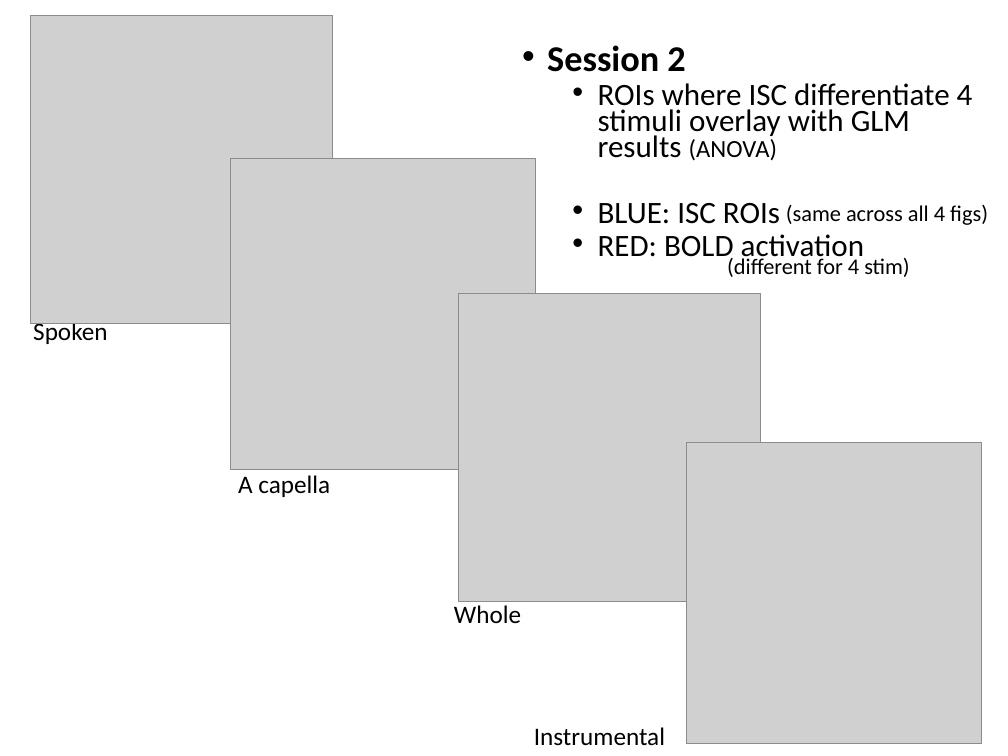
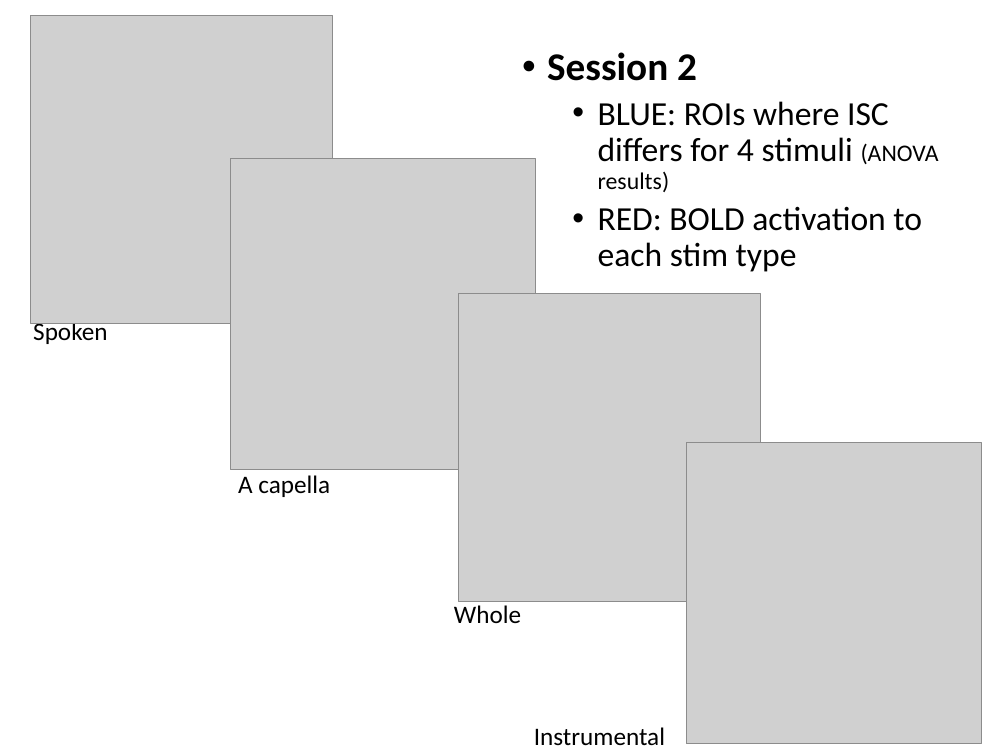
Before and after one commit to asternin/PhDProject, a slide deck: slide 8 of Meetings/2019.04.24-ISCSummary-JessAdrianBobbyMeeting.pptx. Drawn at 1008x756 pixels with LibreOffice and Linux fonts; fonts in the diff are those of the drawing; grey boxes stand for pictures. Boxes give left, top, right and bottom in pixels: in the first picture for what was removed or moved away, otherwise in the second. Text is boxed around its words. In the diff, an @@ line names an element or a change of style, - is before the commit and + after.

```diff
--- a/Meetings/2019.04.24-ISCSummary-JessAdrianBobbyMeeting.pptx
+++ b/Meetings/2019.04.24-ISCSummary-JessAdrianBobbyMeeting.pptx
@@ text at [547, 52, 697, 81]: size 25.9 to 28 pt in "Session 2"; line spacing 0.7 to 0.9 @@
@@ text at [598, 101, 939, 272]: text changed; size 22.2 to 24 pt @@
-  • ROIs where ISC differentiate 4 stimuli overlay with GLM results (ANOVA)
-  • BLUE: ISC ROIs
-  • RED: BOLD activation
+  • BLUE: ROIs where ISC differs for 4 stimuli (ANOVA results)
+  • RED: BOLD activation to each stim type
@@ text removed at [786, 205, 988, 225] @@
-(same across all 4 figs)
@@ text removed at [727, 255, 910, 277] @@
-(different for 4 stim)
```
Also in this commit, not shown: 8 other slides changed, 5 other files.
